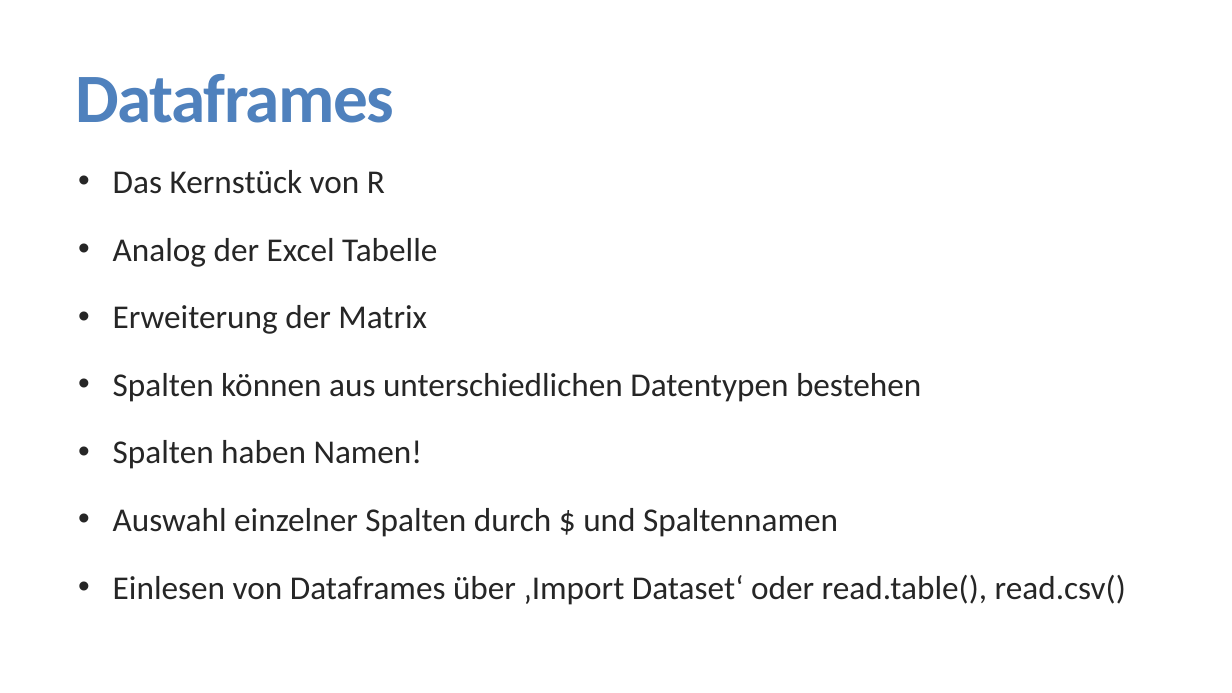
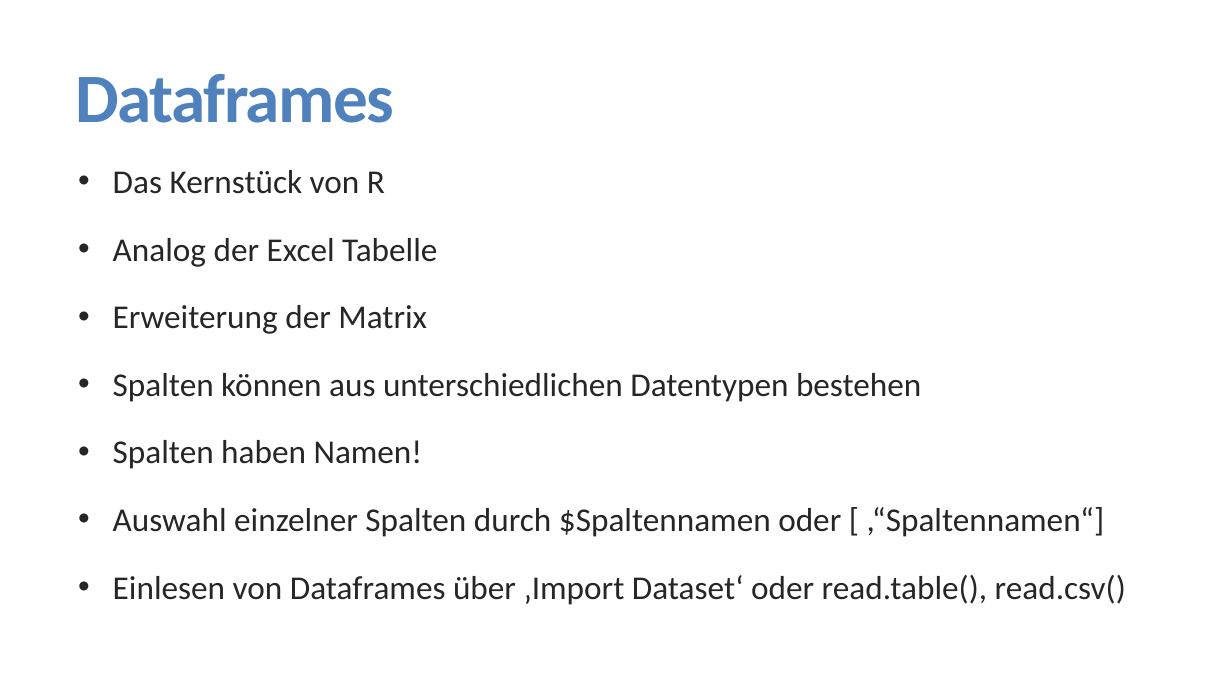
Before and after one commit to FlorianKeppeler/RKurs, a slide deck: slide 26 of Präsentationen/Einführung in R.pptx (slide 29 before the commit). Drawn at 1232x693 pixels with LibreOffice and Linux fonts; fonts in the diff are those of the drawing. Boxes give left, top, right and bottom in pixels: in the first picture for what was removed or moved away, otherwise in the second. Text is boxed around its words. In the diff, an @@ line names an element or a change of style, - is before the commit and + after.

```diff
--- a/Präsentationen/Einführung in R.pptx
+++ b/Präsentationen/Einführung in R.pptx
@@ text at box(113, 507, 1105, 537): text changed @@
-  • Auswahl einzelner Spalten durch $ und Spaltennamen
+  • Auswahl einzelner Spalten durch $Spaltennamen oder [ ,“Spaltennamen“]
```
Also in this commit, not shown: 4 other slides changed, 2 slides added, 4 slides removed, 7 other files.
